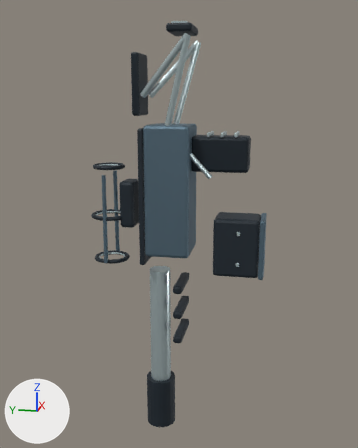
One commit to the Blender file tools/godot-weapons/blender-art/masters/weapon-8.blend: the scene before it, then after it.
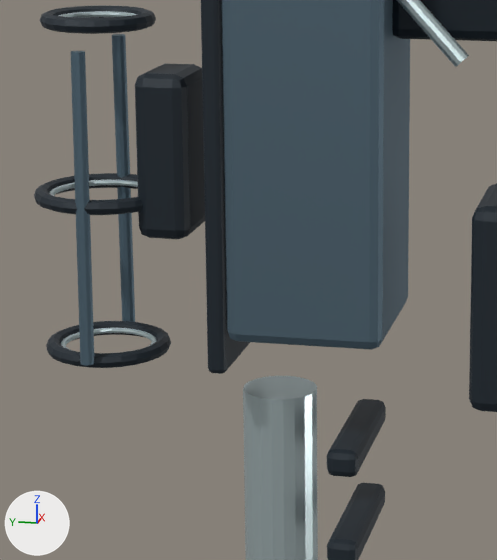
Old and new are each drawn whole from a camera (50 mm lens) standing at (-1.423, -0.325, 0.122) and looking at (0.014, -0.037, -0.237) and again close up on the part from 23% to 62% of the width and 36% to 71% of the height. The axes (+X, +Y, +Z) are drawn at lower left. The lights are the same throughout. The first two pictures are the older version.

The first close-up shows 'barrel-assembly-trim', 'body-dark', 'body-light', 'body-rubber', 'body-trim', 'feed-dark'.
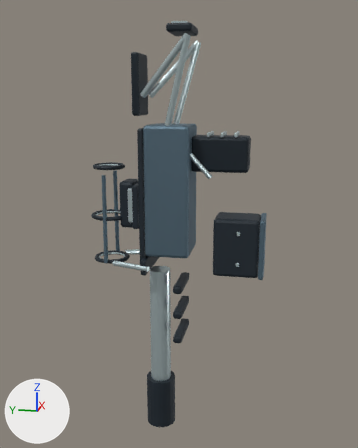
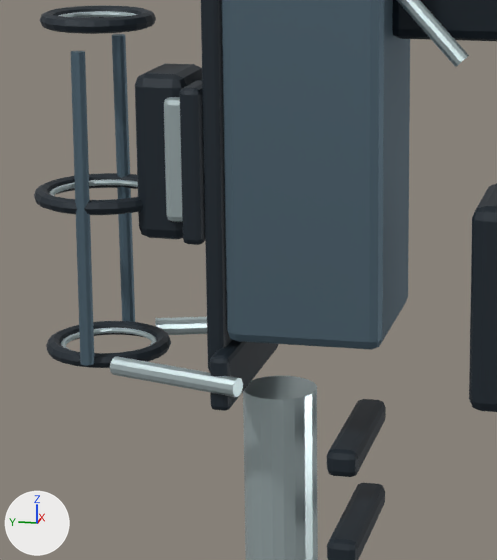
Location of each change, [x1, y1, x2, y2] in pixels of the close-ups (497 x 560 px):
'body-trim', reshaped
    before: [49, 0, 469, 350]
    after: [49, 0, 469, 397]
part 1 of me_cube_412, added
    after: [180, 80, 205, 245]
part 2 of me_cube_412, added (dark blue)
    after: [210, 340, 279, 411]
part 3 of me_cylinder_100, added
    after: [164, 97, 182, 222]
part 4 of me_cylinder_100, added
    after: [110, 356, 243, 397]
part 5 of me_cylinder_100, added
    after: [155, 317, 207, 335]

Patch to the scene script:
```diff
--- a/tools/godot-weapons/blender-art/masters/weapon-8.blend.py
+++ b/tools/godot-weapons/blender-art/masters/weapon-8.blend.py
@@ me_cube_412 @@
 # used by ob_body_dark; parent = ob_body; location = (0.0, 0.059, -0.15)
-me_cube_412.from_pydata(...)  # 856 vertices, 846 faces; spans x -0.07..0.07, y -0.12..0.174, z -0.442..0.2
+me_cube_412.from_pydata(...)  # 1024 vertices, 1008 faces; spans x -0.089..0.089, y -0.12..0.174, z -0.442..0.2
+# me_cube_412 part 1: a new loose piece of 56 vertices spanning x -0.066..-0.02, y 0.009..0.027, z -0.09..0.04, in mat_dark (dark blue #202b34)
+# me_cube_412 part 2: a new loose piece of 56 vertices spanning x -0.089..0.089, y -0.018..0.0, z -0.223..-0.176, in mat_dark (dark blue #202b34)
+# other edits to the shape of me_cube_412 do not show in these pictures
 me_cube_412.materials.append(mat_dark)
@@ me_cylinder_100 @@
 # used by ob_body_trim; parent = ob_body; location = (-0.072, -0.05, 0.175); rotation_euler = (0.284, 0.0, -0.464), in degrees (16, 0, -27)
-me_cylinder_100.from_pydata(...)  # 888 vertices, 826 faces; spans x -0.083..0.193, y -0.158..0.191, z -0.583..0.151
+me_cylinder_100.from_pydata(...)  # 1048 vertices, 962 faces; spans x -0.083..0.193, y -0.158..0.191, z -0.583..0.151
+# me_cylinder_100 part 3: a new loose piece of 56 vertices spanning x -0.042..-0.006, y -0.006..0.069, z -0.43..-0.318, in mat_trim (light grey #c5d6d8)
+# me_cylinder_100 part 4: a new loose piece of 24 vertices spanning x -0.083..-0.047, y -0.087..0.033, z -0.563..-0.515, in mat_trim (light grey #c5d6d8)
+# me_cylinder_100 part 5: a new loose piece of 24 vertices spanning x 0.021..0.115, y -0.011..0.085, z -0.578..-0.538, in mat_trim (light grey #c5d6d8)
+# other edits to the shape of me_cylinder_100 do not show in these pictures
 me_cylinder_100.materials.append(mat_trim)
```
